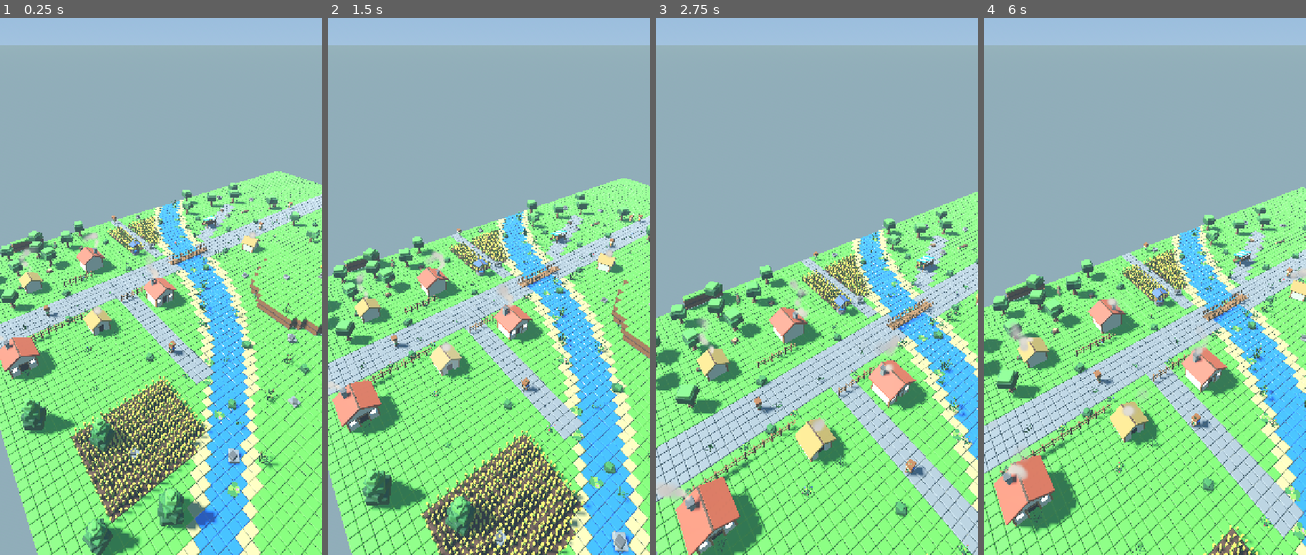
Above: before the commit, frames 1-4 (left to right).
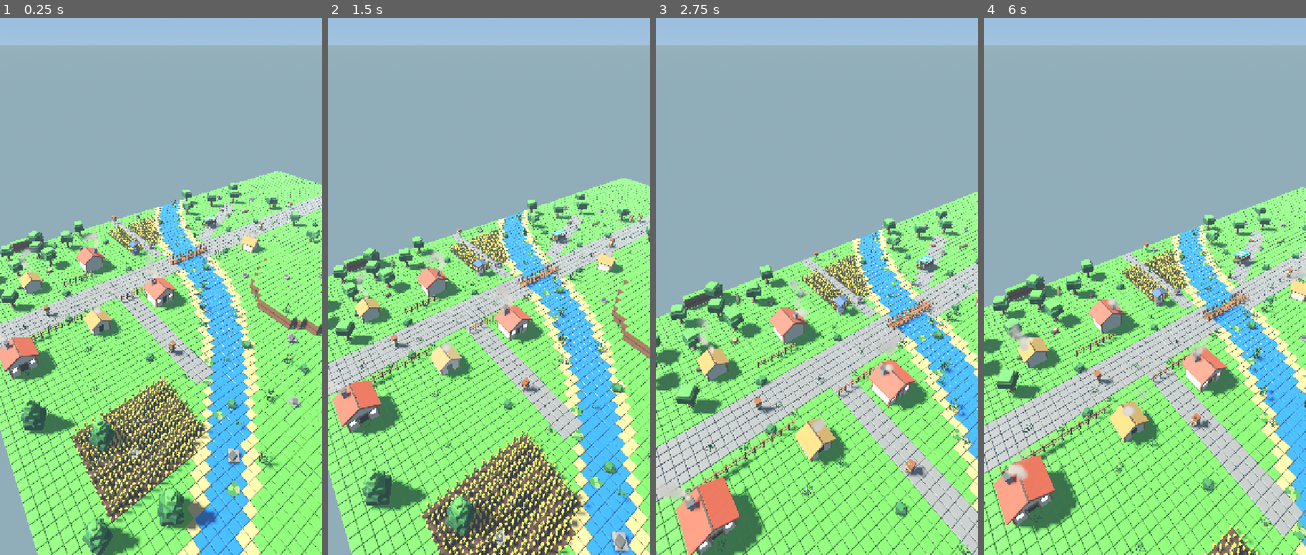
Above: after the commit, the same moments.

Repository: mandrille/gods-and-lamb
Game: Godot game, scene res://scenes/vale.tscn
Two runs of this game, one before a commit and one after it. Both use one fixed random seed, a clock stepped at 60 frames per second and the inputs below.
Inputs (mouse positions are in pixels of both pictures, inside the frame that each line leads up to):
- Up to frame 1 (0.25 s): no input
- Up to frame 2 (1.5 s): move the mouse to (559, 238) at 0.52 s; click (559, 238) at 0.67 s; drag from (424, 297) to (472, 383) at 1.27 s
- Up to frame 3 (2.75 s): move the mouse to (849, 141) at 2.02 s; click (849, 141) at 2.17 s
- Up to frame 4 (6 s): drag from (1128, 383) to (1048, 184) at 2.77 s; move the mouse to (1241, 356) at 3.52 s; click (1241, 356) at 3.67 s; drag from (1048, 184) to (1096, 125) at 4.27 s; move the mouse to (1161, 270) at 5.02 s; click (1161, 270) at 5.17 s; drag from (1096, 125) to (1080, 297) at 5.77 s

The runs differ from the first frame. In frame 1, 0.3% of the frame differs, in the area x 5-78%, y 35-100%; in frame 2, 0.2%; in frame 3, less than 0.1%; in frame 4, 0.1%.

Commit message:
Ambient energy was a dead constant, and glow is not dead after all
The debug-menu agent measured its way into two findings about MY file rather
than its own, which is the useful kind of report.

AMBIENT. vale_light.gd shipped `AMBIENT_ENERGY = 0.36` commented as "the
shadow-depth knob". It moved mean luma by 0.0000. With
`ambient_light_sky_contribution` at 1.0 the ambient term comes wholly from the
sky radiance and `ambient_light_energy` is never applied -- so the constant
had been inert for its entire life and the comment was simply false. Measured
four ways rather than argued: energy at sky=1 changed nothing, dropping the
contribution to 0 changed luma by 0.086.

The fill is now an explicit colour at an explicit energy. It costs the sky's
directional variation, which under Compatibility is coarse anyway, and it buys
a knob that does what its name says -- which matters because that knob is on
the debug panel, and a slider that moves nothing is worse than no slider. Scene
luma moved 0.774 -> 0.763, so the look is unchanged.

GLOW. I briefed the agent that glow is "limited" under GL Compatibility and to
report anything dead. It measured `glow_enabled` at intensity 8 moving mean
luma +0.350 and deleted the greyed-out list I had implied, rather than shipping
three dead sliders on my say-so. Received wisdom was wrong and the measurement
won. What IS genuinely missing is VOLUMETRIC fog; depth fog works.

Both, plus four UI traps the agent paid for -- Godot 4.7's glow_intensity
default is 0.3 not 0.8, Control sizes are device pixels through the stretch
transform, _get/_set are Object virtuals, HSlider greys with `editable` -- are
in the lamb-engine trap list.

Co-Authored-By: Claude Opus 5 <noreply@anthropic.com>

Diff:
--- a/godot/scripts/debug_menu.gd
+++ b/godot/scripts/debug_menu.gd
@@ -326,8 +326,12 @@
 	for e in BINDINGS:
 		if _defaults.has(e["key"]):
 			_write_prop(e, _defaults[e["key"]])
-	_build()
-	_status("reset to the rig's own values (press Save to persist)")
+	# Only rebuild if there is a panel to rebuild. Reset is reachable from code
+	# as well as from its button, and building a panel while closed would leave
+	# one on screen that Escape does not own.
+	if _open:
+		_build()
+		_status("reset to the rig's own values (press Save to persist)")
 
 
 func _on_setting_changed(_key: String, _value: Variant) -> void:
--- a/godot/scripts/vale_light.gd
+++ b/godot/scripts/vale_light.gd
@@ -33,7 +33,20 @@
 ## instead of stopping.
 const GROUND_HORIZON := Color(0.52, 0.62, 0.45)
 const GROUND_BOTTOM := Color(0.44, 0.54, 0.40)
-const AMBIENT_ENERGY := 0.36       ## the shadow-depth knob
+## Shadow depth. This was a DEAD CONSTANT until 2026-09-01 and the comment
+## calling it "the shadow-depth knob" was simply false: with
+## `ambient_light_sky_contribution` at 1.0 the ambient term comes wholly from
+## the sky radiance and `ambient_light_energy` is never applied. Measured, not
+## reasoned: moving it changed mean luma by 0.0000, while dropping the
+## contribution to 0 changed it by 0.086.
+##
+## So the fill is now an explicit COLOUR at an explicit energy. It costs the
+## sky's directional variation, which under Compatibility is coarse anyway, and
+## it buys a knob that does what its name says -- which matters because it is
+## on the debug panel and a slider that moves nothing is worse than no slider.
+const AMBIENT_ENERGY := 0.55
+const AMBIENT_COLOR := Color(0.60, 0.72, 0.86)   ## the sky, roughly, as a flat fill
+const AMBIENT_SKY_MIX := 0.0       ## 1.0 makes AMBIENT_ENERGY inert. See above.
 
 ## DEPTH fog, and depth fog only.
 ##
@@ -85,8 +98,9 @@
 	env = Environment.new()
 	env.background_mode = Environment.BG_SKY
 	env.sky = sky
-	env.ambient_light_source = Environment.AMBIENT_SOURCE_SKY
-	env.ambient_light_sky_contribution = 1.0
+	env.ambient_light_source = Environment.AMBIENT_SOURCE_COLOR
+	env.ambient_light_color = AMBIENT_COLOR
+	env.ambient_light_sky_contribution = AMBIENT_SKY_MIX
 	env.ambient_light_energy = AMBIENT_ENERGY
 	# Standard, not Filmic and not AgX. The palette is authored in sRGB and
 	# converted once; a tonemapper that desaturates undoes the thing the
--- a/godot/tools/menu_probe.gd
+++ b/godot/tools/menu_probe.gd
@@ -192,137 +192,105 @@
 
 
 func _build_tests() -> void:
-	# Each test turns one thing on hard enough that a real effect cannot be
-	# mistaken for noise, then puts it back.
+	# Declarative on purpose. The first version wrote an `off` lambda per test
+	# that put each property back to a value typed in by hand, and one of those
+	# was wrong: glow_intensity was "restored" to 0.8 when Godot 4.7's default
+	# is 0.3, so every screenshot after the glow test showed a value the engine
+	# had never chosen. The harness now snapshots whatever is there and puts
+	# exactly that back, and no default is written down anywhere.
+	#
+	# Each test names an object and the properties to push, hard enough that a
+	# real effect cannot be mistaken for noise.
 	_tests = [
-		{"name": "fog_enabled", "on": func() -> void:
-			_env.fog_enabled = true
-			_env.fog_density = 0.08,
-		 "off": func() -> void:
-			_env.fog_enabled = false
-			_env.fog_density = 0.01},
-		{"name": "fog_density", "on": func() -> void:
-			_env.fog_enabled = true
-			_env.fog_density = 0.6,
-		 "off": func() -> void:
-			_env.fog_enabled = false
-			_env.fog_density = 0.01},
-		{"name": "fog_light_color", "on": func() -> void:
-			_env.fog_enabled = true
-			_env.fog_density = 0.2
-			_env.fog_light_color = Color(1.0, 0.1, 0.1),
-		 "off": func() -> void:
-			_env.fog_enabled = false
-			_env.fog_density = 0.01
-			_env.fog_light_color = Color(0.518, 0.553, 0.608)},
-		{"name": "fog_sun_scatter", "on": func() -> void:
-			_env.fog_enabled = true
-			_env.fog_density = 0.2
-			_env.fog_sun_scatter = 1.0,
-		 "off": func() -> void:
-			_env.fog_enabled = false
-			_env.fog_density = 0.01
-			_env.fog_sun_scatter = 0.0},
-		{"name": "fog_aerial_perspective", "on": func() -> void:
-			_env.fog_enabled = true
-			_env.fog_density = 0.2
-			_env.fog_aerial_perspective = 1.0,
-		 "off": func() -> void:
-			_env.fog_enabled = false
-			_env.fog_density = 0.01
-			_env.fog_aerial_perspective = 0.0},
+		{"name": "fog_enabled", "who": "env",
+		 "set": {"fog_enabled": true, "fog_density": 0.08}},
+		{"name": "fog_density", "who": "env",
+		 "set": {"fog_enabled": true, "fog_density": 0.6}},
+		{"name": "fog_light_color", "who": "env",
+		 "set": {"fog_enabled": true, "fog_density": 0.2,
+			"fog_light_color": Color(1.0, 0.1, 0.1)}},
+		{"name": "fog_sun_scatter", "who": "env",
+		 "set": {"fog_enabled": true, "fog_density": 0.2,
+			"fog_sun_scatter": 1.0}},
+		{"name": "fog_aerial_perspective", "who": "env",
+		 "set": {"fog_enabled": true, "fog_density": 0.2,
+			"fog_aerial_perspective": 1.0}},
 		# Glow gets every advantage: enabled, maximum intensity, and an HDR
 		# threshold of 0 so it does not need a float buffer to find something
-		# bright. If it is still identical, it is not there.
-		{"name": "glow_enabled", "on": func() -> void:
-			_env.glow_enabled = true
-			_env.glow_intensity = 8.0
-			_env.glow_bloom = 1.0
-			_env.glow_hdr_threshold = 0.0,
-		 "off": func() -> void:
-			_env.glow_enabled = false
-			_env.glow_intensity = 0.8
-			_env.glow_bloom = 0.0
-			_env.glow_hdr_threshold = 1.0},
-		{"name": "adjustment_enabled", "on": func() -> void:
-			_env.adjustment_enabled = true
-			_env.adjustment_saturation = 0.0,
-		 "off": func() -> void:
-			_env.adjustment_enabled = false
-			_env.adjustment_saturation = 1.0},
-		{"name": "adjustment_brightness", "on": func() -> void:
-			_env.adjustment_enabled = true
-			_env.adjustment_brightness = 2.0,
-		 "off": func() -> void:
-			_env.adjustment_enabled = false
-			_env.adjustment_brightness = 1.0},
-		{"name": "adjustment_contrast", "on": func() -> void:
-			_env.adjustment_enabled = true
-			_env.adjustment_contrast = 1.25,
-		 "off": func() -> void:
-			_env.adjustment_enabled = false
-			_env.adjustment_contrast = 1.0},
-		{"name": "tonemap_exposure", "on": func() -> void:
-			_env.tonemap_exposure = 2.0,
-		 "off": func() -> void:
-			_env.tonemap_exposure = 1.0},
+		# bright. If it were still identical, it would not be there.
+		{"name": "glow_enabled", "who": "env",
+		 "set": {"glow_enabled": true, "glow_intensity": 8.0,
+			"glow_bloom": 1.0, "glow_hdr_threshold": 0.0}},
+		{"name": "adjustment_enabled", "who": "env",
+		 "set": {"adjustment_enabled": true, "adjustment_saturation": 0.0}},
+		{"name": "adjustment_brightness", "who": "env",
+		 "set": {"adjustment_enabled": true, "adjustment_brightness": 2.0}},
+		{"name": "adjustment_contrast", "who": "env",
+		 "set": {"adjustment_enabled": true, "adjustment_contrast": 1.25}},
+		{"name": "tonemap_exposure", "who": "env",
+		 "set": {"tonemap_exposure": 2.0}},
 		# Ambient, four ways. The Light tab exposes ambient_light_energy and
 		# vale_light.gd calls it "the shadow-depth knob", so whether it is
 		# actually wired under this renderer AND this sky configuration is
 		# worth four A/Bs rather than one.
-		{"name": "ambient_energy @sky=1", "on": func() -> void:
-			_env.ambient_light_energy = 4.0,
-		 "off": func() -> void:
-			_env.ambient_light_energy = 0.36},
-		{"name": "ambient sky_contrib 1->0", "on": func() -> void:
-			_env.ambient_light_sky_contribution = 0.0
-			_env.ambient_light_color = Color(1, 0, 0),
-		 "off": func() -> void:
-			_env.ambient_light_sky_contribution = 1.0
-			_env.ambient_light_color = Color(0, 0, 0)},
-		{"name": "ambient_energy @sky=0", "on": func() -> void:
-			_env.ambient_light_sky_contribution = 0.0
-			_env.ambient_light_color = Color(1, 0, 0)
-			_env.ambient_light_energy = 4.0,
-		 "off": func() -> void:
-			_env.ambient_light_sky_contribution = 1.0
-			_env.ambient_light_color = Color(0, 0, 0)
-			_env.ambient_light_energy = 0.36},
-		{"name": "ambient_energy @source=COLOR", "on": func() -> void:
-			_env.ambient_light_source = Environment.AMBIENT_SOURCE_COLOR
-			_env.ambient_light_color = Color(0.4, 0.5, 0.6)
-			_env.ambient_light_energy = 4.0,
-		 "off": func() -> void:
-			_env.ambient_light_source = Environment.AMBIENT_SOURCE_SKY
-			_env.ambient_light_color = Color(0, 0, 0)
-			_env.ambient_light_energy = 0.36},
-		{"name": "sun light_energy", "on": func() -> void:
-			_sun.light_energy = 3.0,
-		 "off": func() -> void:
-			_sun.light_energy = 1.0},
-		{"name": "sun light_color", "on": func() -> void:
-			_sun.light_color = Color(1.0, 0.2, 0.1),
-		 "off": func() -> void:
-			_sun.light_color = Color(1.0, 0.945, 0.87)},
-		{"name": "sun yaw/pitch", "on": func() -> void:
-			_sun.rotation_degrees = Vector3(-20.0, 40.0, 0.0),
-		 "off": func() -> void:
-			_sun.rotation_degrees = Vector3(-48.0, -128.0, 0.0)},
-		{"name": "shadow_enabled", "on": func() -> void:
-			_sun.shadow_enabled = false,
-		 "off": func() -> void:
-			_sun.shadow_enabled = true},
-		{"name": "scaling_3d_scale", "on": func() -> void:
-			get_root().scaling_3d_scale = 0.25,
-		 "off": func() -> void:
-			get_root().scaling_3d_scale = 1.0},
+		{"name": "ambient_energy @sky=1", "who": "env",
+		 "set": {"ambient_light_energy": 4.0}},
+		{"name": "ambient sky_contrib 1->0", "who": "env",
+		 "set": {"ambient_light_sky_contribution": 0.0,
+			"ambient_light_color": Color(1, 0, 0)}},
+		{"name": "ambient_energy @sky=0", "who": "env",
+		 "set": {"ambient_light_sky_contribution": 0.0,
+			"ambient_light_color": Color(1, 0, 0),
+			"ambient_light_energy": 4.0}},
+		{"name": "ambient_energy @src=COLOR", "who": "env",
+		 "set": {"ambient_light_source": Environment.AMBIENT_SOURCE_COLOR,
+			"ambient_light_color": Color(0.4, 0.5, 0.6),
+			"ambient_light_energy": 4.0}},
+		{"name": "sun light_energy", "who": "sun",
+		 "set": {"light_energy": 3.0}},
+		{"name": "sun light_color", "who": "sun",
+		 "set": {"light_color": Color(1.0, 0.2, 0.1)}},
+		{"name": "sun yaw/pitch", "who": "sun",
+		 "set": {"rotation_degrees": Vector3(-20.0, 40.0, 0.0)}},
+		{"name": "shadow_enabled", "who": "sun",
+		 "set": {"shadow_enabled": false}},
+		{"name": "scaling_3d_scale", "who": "vp",
+		 "set": {"scaling_3d_scale": 0.25}},
 		# LIVENESS. This one cannot fail to change the picture. If it reports NO
 		# CHANGE the swapchain is stale and nothing above it means anything.
-		{"name": "LIVENESS camera move", "on": func() -> void:
-			_cam.position += Vector3(0, 3.0, 4.0),
-		 "off": func() -> void:
-			_cam.position -= Vector3(0, 3.0, 4.0)},
+		{"name": "LIVENESS camera move", "who": "cam",
+		 "set": {"position": Vector3(3.4, 7.2, 12.0)}},
 	]
+
+
+func _who(which: String) -> Object:
+	match which:
+		"env":
+			return _env
+		"sun":
+			return _sun
+		"cam":
+			return _cam
+		"vp":
+			return get_root()
+	return null
+
+
+## Apply a test's properties, remembering what was there. Nothing is restored
+## from a written-down default; the snapshot is the only source.
+func _apply_test(t: Dictionary) -> void:
+	var o := _who(String(t["who"]))
+	var was: Dictionary = {}
+	for k in t["set"]:
+		was[k] = o.get(k)
+		o.set(k, t["set"][k])
+	t["was"] = was
+
+
+func _revert_test(t: Dictionary) -> void:
+	var o := _who(String(t["who"]))
+	for k in t["was"]:
+		o.set(k, t["was"][k])
 
 
 func _process(_d: float) -> bool:
@@ -343,22 +311,22 @@
 		print("[PROBE] baseline captured, mean luma %.4f" % _base_luma)
 		_step = 1
 		_next = _frame + SETTLE
-		_tests[0]["on"].call()
+		_apply_test(_tests[0])
 		return false
 
 	var t: Dictionary = _tests[_step - 1]
 	var data := _grab()
 	var same := data == _base
 	var dl: float = _luma(data) - _base_luma
-	print("[PROBE] %-26s %s (d-luma %+.4f)"
+	print("[PROBE] %-25s %s (d-luma %+.4f)"
 		% [t["name"], "NO CHANGE" if same else "changed", dl])
 	if same:
 		_faults.append(String(t["name"]) + " did nothing")
-	t["off"].call()
+	_revert_test(t)
 
 	_step += 1
 	if _step - 1 < _tests.size():
-		_tests[_step - 1]["on"].call()
+		_apply_test(_tests[_step - 1])
 		_next = _frame + SETTLE
 		return false
 
Not shown, changed: .claude/agents/lamb-engine.md
